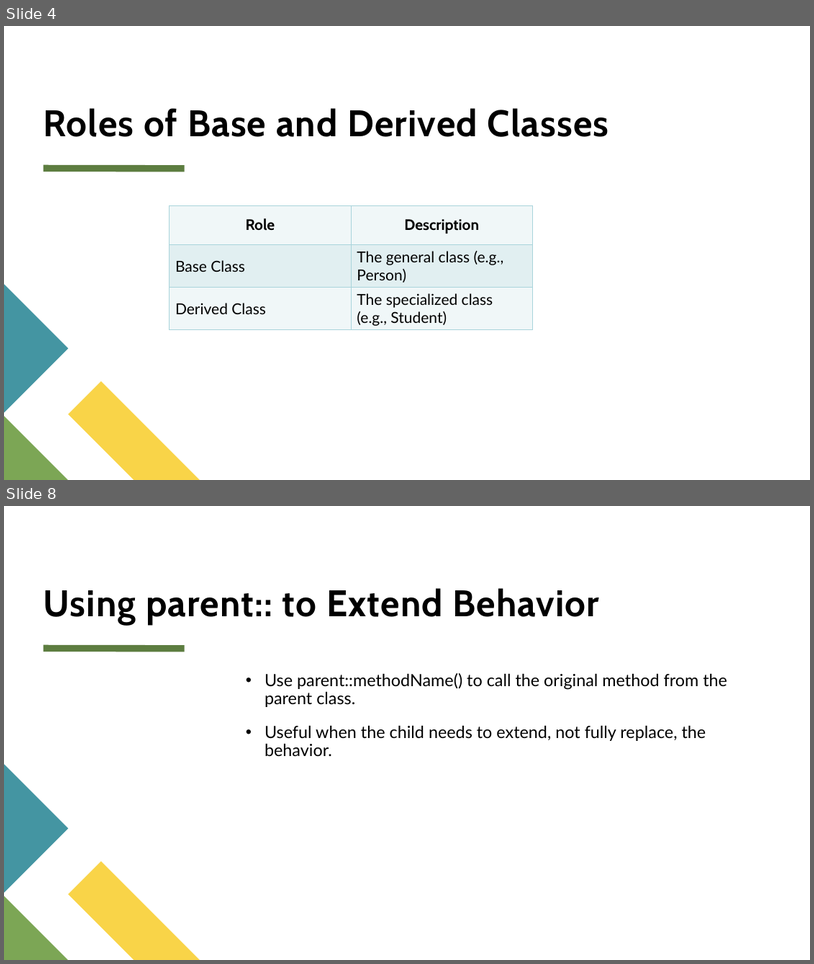
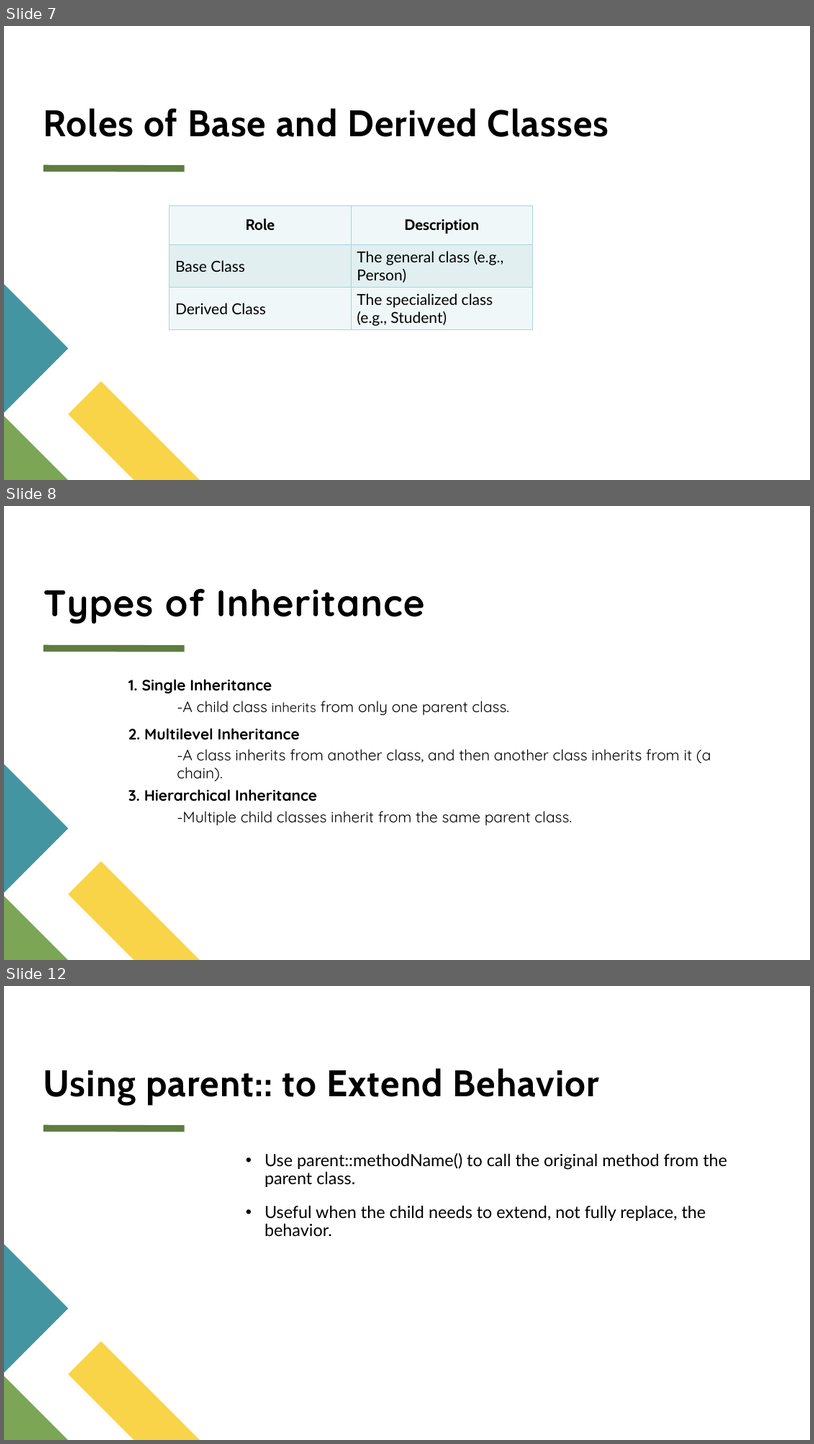
Before and after one commit to psuuc-jbgarcia/Object-Oriented-Programming-Lesson, a slide deck: OOP/Midterm/Week 4/Lecture/Inheritance and Polymorphism in PHP (OOP).pptx. Shown one above the other, each under a label of ours: slides 4 and 8 before the commit, slides 7, 8 and 12 after it; the slides between them are not shown. The pictures are 814x964 and 814x1444 pixels, drawn with LibreOffice and Linux fonts; fonts in the diff are those of the drawing. Boxes give left, top, right and bottom in pixels: in the first picture for what was removed or moved away, otherwise in the second. Text is boxed around its words. In the diff, an @@ line names an element or a change of style, - is before the commit and + after.

```diff
--- a/OOP/Midterm/Week 4/Lecture/Inheritance and Polymorphism in PHP (OOP).pptx
+++ b/OOP/Midterm/Week 4/Lecture/Inheritance and Polymorphism in PHP (OOP).pptx
@@ slide 8 added at box(4, 506, 810, 960), background #FFFFFF; not listed: 1 template element that a slide beside it also shows @@
@@ title added at box(44, 589, 425, 624), 44 pt, text #000000, bold @@
+Types of Inheritance
@@ text added at box(129, 679, 272, 694), 18 pt, text #000000, bold @@
+1. Single Inheritance
@@ text added at box(177, 700, 509, 716), 18 pt, text #000000 @@
+-A child class inherits from only one parent class.
@@ text added at box(129, 728, 300, 740), 18 pt, text #000000, bold @@
+2. Multilevel Inheritance
@@ freeform shape added at box(4, 764, 68, 893), fill #4495A2 @@
@@ text added at box(177, 749, 711, 781), 18 pt, text #000000 @@
+-A class inherits from another class, and then another class inherits from it (a chain).
@@ text added at box(129, 789, 317, 801), 18 pt, text #000000, bold @@
+3. Hierarchical Inheritance
@@ text added at box(177, 811, 572, 825), 18 pt, text #000000 @@
+-Multiple child classes inherit from the same parent class.
@@ freeform shape added at box(68, 861, 199, 960), fill #F9D448 @@
@@ freeform shape added at box(4, 896, 68, 960), fill #7CA655 @@
@@ what was slide 4 is now slide 7 @@
@@ what was slide 8 is now slide 12 @@
```
Also in this commit, not shown: 2 slides changed, 5 other slides added, 8 other files.
